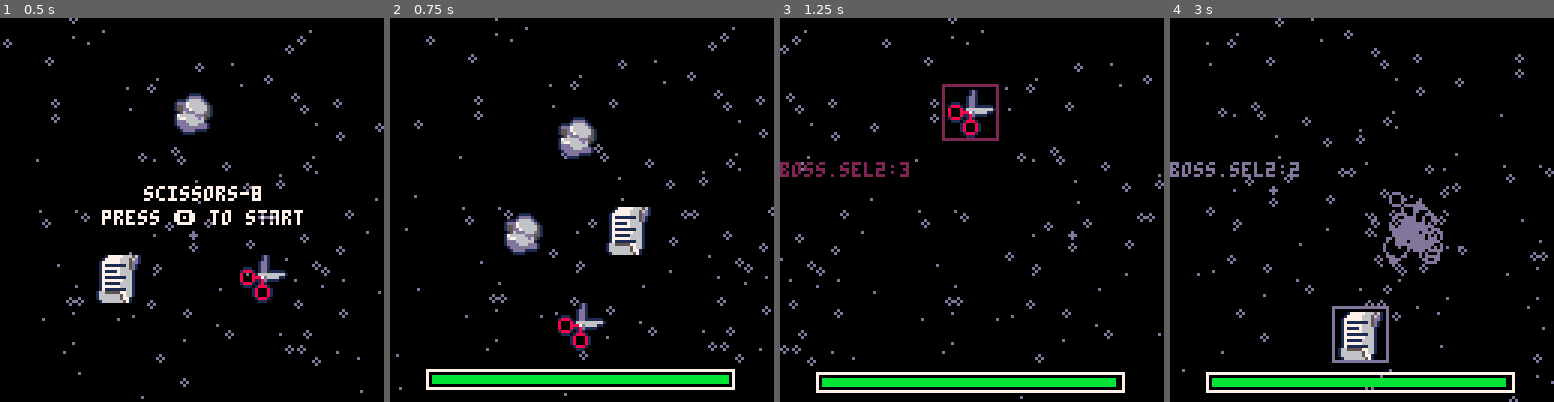
Above: before the commit, frames 1-4 (left to right).
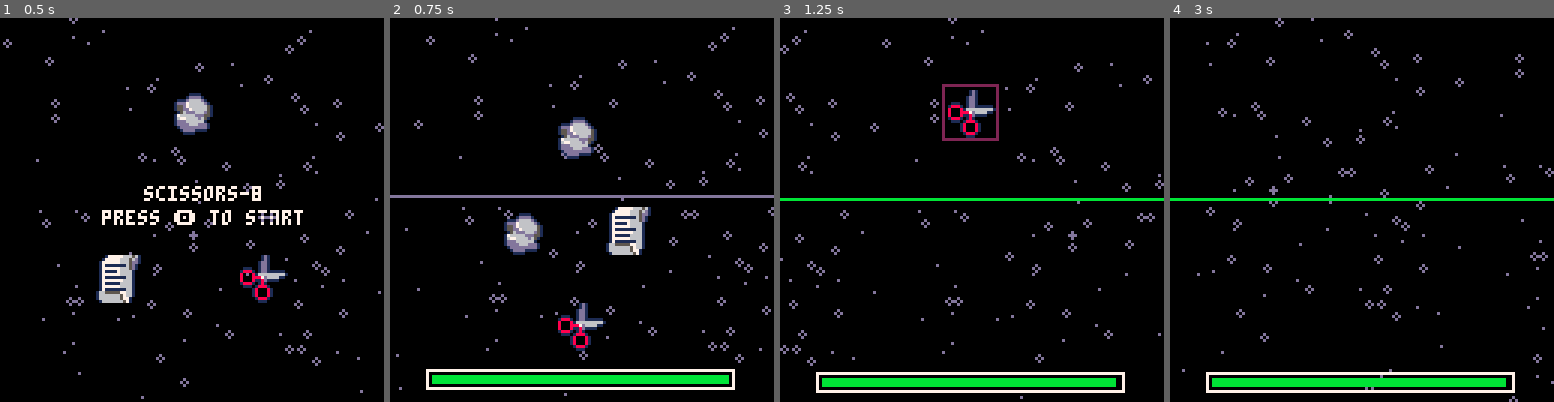
Above: after the commit, the same moments.

Repository: haarshmap/scissors-8
Game: PICO-8 cartridge game.p8
Two runs of this game, one before a commit and one after it. Both use one fixed random seed, a clock stepped at 60 frames per second and the inputs below.
Inputs:
- Up to frame 1 (0.5 s): tap X (X key) at 0.33 s
- Up to frame 2 (0.75 s): tap O (Z key) at 0.7 s
- Up to frame 3 (1.25 s): tap X (X key) at 1.07 s
- Up to frame 4 (3 s): hold Right 1.6-2.1 s; tap O (Z key) every 0.4 s from 1.7 to 2.9 s; tap X (X key) at 1.85, 2.97 s; hold Up 2.15-2.42 s; hold Right from 2.47 s (still down)

Frame 1 is identical in both runs. In frame 2, 0.8% of the frame differs, in the area x 0-100%, y 46-47%; in frame 3, 1.3%; in frame 4, 4.6%, in the area x 0-100%, y 37-90%.

Commit message:
README.md updated

Diff:
--- a/game.p8
+++ b/game.p8
@@ -177,6 +177,7 @@
  doshake()
 	draw_stars()
  ani_stars(p1.sel1)
+ line(0,60,128,60)
 
 	spr(arr[flr(sp)],54,32,2,2)
 
@@ -208,6 +209,7 @@
 	draw_stars()
  ani_stars(p1.sel1)
  drw_hp(rct1.x1,rct1.y1,rct1.x2,rct1.y2,p1.hp)
+ line(0,60,128,60)
 
 	if p1.atk == true then
 	 if p1.sel1 == 1 then
@@ -242,7 +244,6 @@
 		 rect(54,22,72,40,s.col)
 	 end
 	end
-	print("boss.sel2:"..boss.sel2,0,48)
 end
 
 function drw_buff()
@@ -391,7 +392,7 @@
 //game logic
 function retout(sel1,sel2)
  if sel1 == 0 or sel1 == sel2 then
-  return true
+  return nil
  end
  if sel1 == 1 and sel2 == 3 or
     sel1 == 2 and sel2 == 1 or
Not shown, changed: README.md
